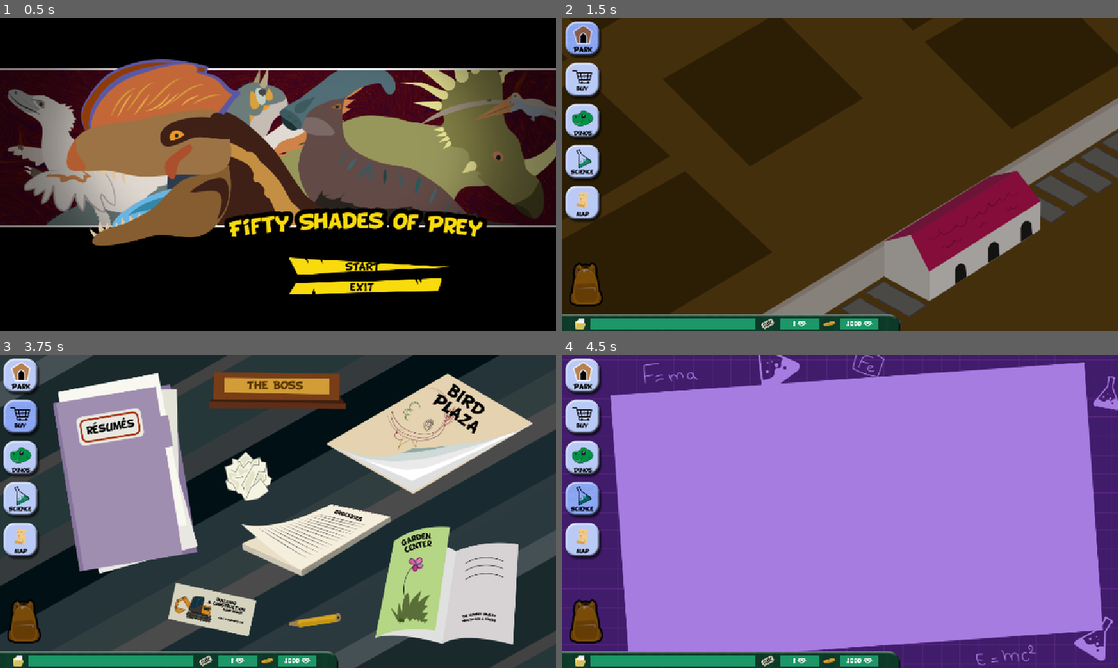
Above: before the commit, frames 1-4 (two rows, left to right).
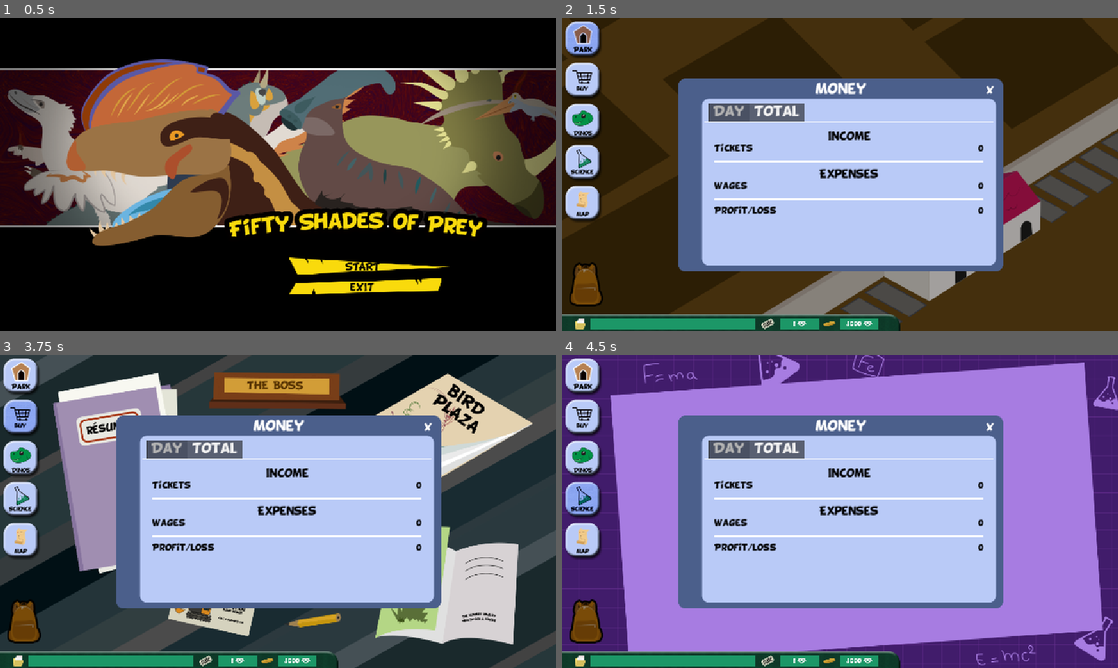
Above: after the commit, the same moments.

Repository: MathrimC/fiftyshadesofprey
Game: Godot game, scene res://scenes/main_menu/main_menu.tscn
Same seed, same stepped clock (60 frames per second), same inputs: the game is played once before the commit and once after it.
Inputs (mouse positions are in pixels of both pictures, inside the frame that each line leads up to):
- Up to frame 1 (0.5 s): no input
- Up to frame 2 (1.5 s): click (928, 265) at 0.5 s; click (828, 324) at 1.27 s
- Up to frame 3 (3.75 s): click (294, 661) at 2.02 s; click (22, 376) at 2.75 s; click (22, 417) at 3.5 s
- Up to frame 4 (4.5 s): click (584, 498) at 4.25 s

Frame 1 is identical in both runs. In frame 2, 36% of the frame differs, in the area x 20-80%, y 19-98%; in frame 3, 36%; in frame 4, 36%.

Commit message:
money panel

Diff:
--- a/cartoon_theme.tres
+++ b/cartoon_theme.tres
@@ -1,8 +1,14 @@
-[gd_resource type="Theme" load_steps=2 format=3 uid="uid://d153qfgnveiau"]
+[gd_resource type="Theme" load_steps=3 format=3 uid="uid://d153qfgnveiau"]
 
 [ext_resource type="FontFile" uid="uid://vsi8lyvf8fc3" path="res://fonts/BD_Cartoon_Shout.ttf" id="1_3b2x8"]
+
+[sub_resource type="StyleBoxFlat" id="StyleBoxFlat_3b2x8"]
+bg_color = Color(0.6, 0.6, 0.6, 0)
+border_width_top = 2
+border_color = Color(1, 1, 1, 1)
 
 [resource]
 default_font = ExtResource("1_3b2x8")
 default_font_size = 25
+TabContainer/styles/panel = SubResource("StyleBoxFlat_3b2x8")
 TooltipLabel/font_sizes/font_size = 14
--- a/game_data.gd
+++ b/game_data.gd
@@ -7,8 +7,10 @@
 const save_path = "user://savefile.tres"
 
 @export var version: int
+@export var day: int
 @export var money: int
 @export var ticket_price: int
+@export var money_transactions: Array[MoneyTransaction]
 @export var eggs: Array[DinosaurInstance]
 @export var enclosures: Dictionary[int, Enclosure]
 @export var groceries: Dictionary[Grocery.Type, int]
--- a/game_manager.gd
+++ b/game_manager.gd
@@ -26,6 +26,7 @@
 var active_scene: Node
 
 func _enter_tree() -> void:
+	Input.set_custom_mouse_cursor(load("res://img/general/cursor_glow.png"), Input.CURSOR_POINTING_HAND)
 	game_running = false
 
 func start_game() -> void:
@@ -128,6 +129,7 @@
 	if dinosaur.genetics == DinosaurInstance.Genetics.NATURAL:
 		value *= 2
 	game_data.money += value
+	game_data.money_transactions.append(MoneyTransaction.new(MoneyTransaction.Type.SELL_EGG, value, "%s egg sold" % game_resources.get_dinosaur(dinosaur.type).name, game_data.day))
 	money_changed.emit(game_data.money)
 
 func sell_dinosaur(dinosaur: DinosaurInstance) -> void:
@@ -137,6 +139,7 @@
 	if dinosaur.genetics == DinosaurInstance.Genetics.NATURAL:
 		value *= 2
 	game_data.money += value
+	game_data.money_transactions.append(MoneyTransaction.new(MoneyTransaction.Type.SELL_DINOSAUR, value, "%s sold" % game_resources.get_dinosaur(dinosaur.type).name, game_data.day))
 	money_changed.emit(game_data.money)
 
 
@@ -145,6 +148,7 @@
 	for bird in bird_amounts:
 		price += game_resources.get_bird(bird).price * bird_amounts[bird]
 		game_data.birds[bird] = game_data.birds.get(bird,0) + bird_amounts[bird]
+		game_data.money_transactions.append(MoneyTransaction.new(MoneyTransaction.Type.BUY_BIRDS, price, "%s %s bought" % [bird_amounts[bird], game_resources.get_bird(bird).name], game_data.day))
 	game_data.money -= price
 	game_data.save()
 	money_changed.emit(game_data.money)
@@ -164,6 +168,7 @@
 	for grocery in groceries_amounts:
 		price += game_resources.get_grocery(grocery).price * groceries_amounts[grocery]
 		game_data.groceries[grocery] = game_data.groceries.get(grocery, 0) + groceries_amounts[grocery]
+		game_data.money_transactions.append(MoneyTransaction.new(MoneyTransaction.Type.BUY_GROCERIES, price, "%s %s bought" % [groceries_amounts[grocery], game_resources.get_grocery(grocery).name], game_data.day))
 	game_data.money -= price
 	money_changed.emit(game_data.money)
 	game_data.save()
@@ -182,7 +187,9 @@
 
 func create_enclosure(lot_number: int, biome: Biome.Type, fence: Fence.Type) -> void:
 	assert(!game_data.enclosures.has(lot_number), "Error: creating enclosure on occupied lot")
-	game_data.money -= game_resources.get_biome(biome).cost + game_resources.get_fence(fence).cost
+	var cost: int = game_resources.get_biome(biome).cost + game_resources.get_fence(fence).cost
+	game_data.money -= cost
+	game_data.money_transactions.append(MoneyTransaction.new(MoneyTransaction.Type.BUY_ENCLOSURE, cost, "%s biome with %s fence bought" % [Biome.Type.keys()[biome].capitalize(), Fence.Type.keys()[fence].to_lower()], game_data.day))
 	money_changed.emit(game_data.money)
 	game_data.enclosures[lot_number] = Enclosure.new(lot_number, biome, fence)
 	game_data.save()
@@ -197,6 +204,7 @@
 
 func on_day_passed() -> void:
 	print("day passed")
+	_feed_dinosaurs()
 	var total_visitors: int = 0
 	var dinosaurs: Array[DinosaurInstance]
 	var dinosaur_count: Dictionary
@@ -207,7 +215,6 @@
 			dinosaur_count[dinosaur.type] = dinosaur_count.get(dinosaur.type,0) + 1
 			if dinosaur.mood == DinosaurInstance.Mood.SAD:
 				sad_count[dinosaur.type] = sad_count.get(dinosaur.type, 0) + 1
-	_feed_dinosaurs(dinosaurs)
 	for dinosaur in dinosaur_count:
 		var dino_visitors := game_manager.game_resources.get_dinosaur(dinosaur).visitors
 		var dino_count = dinosaur_count[dinosaur]
@@ -219,18 +226,26 @@
 		total_visitors += dino_visitors
 	var ticket_limit: int = ticket_limits[min(dinosaur_count.size(), ticket_limits.size())]
 	var visitor_penalty := maxf(2 * (game_data.ticket_price as float / ticket_limit as float) - 1, 1.0)
-	var day_income := floori(game_data.ticket_price * (total_visitors / visitor_penalty))
-	game_data.money += day_income
+	var ticket_income := floori(game_data.ticket_price * (total_visitors / visitor_penalty))
+	game_data.money += ticket_income
+	game_data.money_transactions.append(MoneyTransaction.new(MoneyTransaction.Type.TICKET_SALES, ticket_income, "Ticket sales", game_data.day))
+	for scientist in game_data.hired_scientists:
+		var wage := game_resources.get_scientist(scientist).wage
+		game_data.money -= wage
+		game_data.money_transactions.append(MoneyTransaction.new(MoneyTransaction.Type.WAGE, wage, "%s wage" % game_resources.get_scientist(scientist).name, game_data.day))
+	game_data.day += 1
 	game_data.save()
 	money_changed.emit(game_data.money)
 	get_tree().create_timer(day_time_in_sec).timeout.connect(on_day_passed)
 
-func _feed_dinosaurs(dinosaurs: Array[DinosaurInstance]) -> void:
+func _feed_dinosaurs() -> void:
 	var caregivers: Array[Staff] = _get_staff_of_type(Staff.Type.CAREGIVER)
 	var cared_enclosures := 0
 	for caregiver in caregivers:
 		cared_enclosures = caregiver.caregiver_enclosure_limit
 	for enclosure in game_data.enclosures.values():
+		if enclosure.dinosaurs.is_empty():
+			break
 		cared_enclosures -= 1
 		for dinosaur: DinosaurInstance in enclosure.dinosaurs:
 			if cared_enclosures < 0:
--- /dev/null
+++ b/money_transaction.gd
@@ -0,0 +1,15 @@
+class_name MoneyTransaction
+extends Resource
+
+enum Type { TICKET_SALES, SELL_EGG, SELL_DINOSAUR, WAGE, HIRE_COST, BUY_ENCLOSURE, BUY_GROCERIES, BUY_BIRDS }
+
+@export var type: Type
+@export var value: int
+@export var label: String
+@export var day: int
+
+func _init(_type: Type = Type.TICKET_SALES, _value: int = 0, _label: String = "", _day: int = 0) -> void:
+	type = _type
+	value = _value
+	label = _label
+	day = _day
--- a/resources.gd
+++ b/resources.gd
@@ -1,7 +1,7 @@
 class_name Resources
 extends Node
 
-enum Scene {MAIN_MENU, GAME, DINOPARK, BUY, DINOS, STAFF, SC …(362 unchanged characters)… N, BIRD_LINE, BIOME_BUTTON, FENCE_BUTTON}
+enum Scene {MAIN_MENU, GAME, DINOPARK, BUY, DINOS, STAFF, SC …(362 unchanged characters)… N, BIRD_LINE, BIOME_BUTTON, FENCE_BUTTON, MONEY_TAB, MONEY_LINE}
 # enum Scientist { BILL_AYE, DAVE_ABORROW, LINE_GD_TYRONE, CASI_NEUTRON, AIBERT_1STONE, M4R13_CR13 }
 # enum Dinosaur { DIPLODOCUS, STYRACOSAURUS, ANKYLOSAURUS, PTERANODON, SPINOSAURUS, VELOCIRAPTOR, PARASAUROLOPHUS, ALLO …(182 unchanged characters)…
 
@@ -40,4 +40,6 @@
 	Scene.BIRD_LINE: "res://scenes/birds/bird_line.tscn",
 	Scene.BIOME_BUTTON: "res://scenes/build_enclosure/biome_button.tscn",
 	Scene.FENCE_BUTTON: "res://scenes/build_enclosure/fence_button.tscn",
+	Scene.MONEY_TAB: "res://scenes/money/money_tab.tscn",
+	Scene.MONEY_LINE: "res://scenes/money/money_line.tscn",
 }
--- a/scenes/interface/interface.tscn
+++ b/scenes/interface/interface.tscn
@@ -35,6 +35,7 @@
 [ext_resource type="Texture2D" uid="uid://c4psyvvgbyoak" path="res://img/general/inventory_icon.png" id="28_ccu2c"]
 [ext_resource type="Script" uid="uid://bmbyb2kxhtk7q" path="res://scenes/interface/ticket_panel.gd" id="30_s18y0"]
 [ext_resource type="Texture2D" uid="uid://bfiblj11ewx8k" path="res://img/buy/currency_white.png" id="31_b4581"]
+[ext_resource type="PackedScene" uid="uid://cas5ceoryi0jn" path="res://scenes/money/money.tscn" id="36_vg1jw"]
 
 [sub_resource type="Animation" id="Animation_vg1jw"]
 length = 0.001
@@ -92,6 +93,7 @@
 
 [node name="ButtonPark" type="TextureButton" parent="LeftMenu"]
 layout_mode = 2
+mouse_default_cursor_shape = 2
 toggle_mode = true
 button_group = ExtResource("2_dxqbk")
 texture_normal = ExtResource("1_5qo85")
@@ -102,6 +104,7 @@
 
 [node name="ButtonBuy" type="TextureButton" parent="LeftMenu"]
 layout_mode = 2
+mouse_default_cursor_shape = 2
 toggle_mode = true
 button_group = ExtResource("2_dxqbk")
 texture_normal = ExtResource("3_t6v3e")
@@ -112,6 +115,7 @@
 
 [node name="ButtonDino" type="TextureButton" parent="LeftMenu"]
 layout_mode = 2
+mouse_default_cursor_shape = 2
 toggle_mode = true
 button_group = ExtResource("2_dxqbk")
 texture_normal = ExtResource("5_0n63s")
@@ -123,6 +127,7 @@
 [node name="ButtonStaff" type="TextureButton" parent="LeftMenu"]
 visible = false
 layout_mode = 2
+mouse_default_cursor_shape = 2
 toggle_mode = true
 button_group = ExtResource("2_dxqbk")
 texture_normal = ExtResource("7_qgmgy")
@@ -133,6 +138,7 @@
 
 [node name="ButtonScience" type="TextureButton" parent="LeftMenu"]
 layout_mode = 2
+mouse_default_cursor_shape = 2
 toggle_mode = true
 button_group = ExtResource("2_dxqbk")
 texture_normal = ExtResource("9_cj54t")
@@ -143,6 +149,7 @@
 
 [node name="ButtonMap" type="TextureButton" parent="LeftMenu"]
 layout_mode = 2
+mouse_default_cursor_shape = 2
 toggle_mode = true
 button_group = ExtResource("2_dxqbk")
 texture_normal = ExtResource("11_0damm")
@@ -154,6 +161,7 @@
 [node name="ButtonMenu" type="TextureButton" parent="LeftMenu"]
 visible = false
 layout_mode = 2
+mouse_default_cursor_shape = 2
 toggle_mode = true
 button_group = ExtResource("2_dxqbk")
 texture_normal = ExtResource("13_ohtir")
@@ -161,7 +169,7 @@
 script = ExtResource("4_yqnn6")
 metadata/_custom_type_script = "uid://c4o304e180bjd"
 
-[node name="LowerBar" type="TextureRect" parent="." node_paths=PackedStringArray("notification_label", "notification_player", "ticket_label", "money_label", "ticket_panel")]
+[node name="LowerBar" type="TextureRect" parent="." node_paths=PackedStringArray("notification_label", "notification_player", "ticket_label", "money_label", "ticket_panel", "money_panel")]
 custom_minimum_size = Vector2(700, 0)
 layout_mode = 1
 anchors_preset = 2
@@ -177,6 +185,7 @@
 ticket_label = NodePath("MarginContainer/HBoxContainer/TicketBar/HBoxContainer/TicketLabel")
 money_label = NodePath("MarginContainer/HBoxContainer/MoneyBar/HBoxContainer/MoneyLabel")
 ticket_panel = NodePath("../TicketPanel")
+money_panel = NodePath("../Money")
 
 [node name="MarginContainer" type="MarginContainer" parent="LowerBar"]
 layout_mode = 1
@@ -297,18 +306,19 @@
 expand_mode = 1
 stretch_mode = 5
 
-[node name="MoneyIcon" type="TextureRect" parent="LowerBar/MarginContainer/HBoxContainer"]
+[node name="MoneyIcon" type="TextureButton" parent="LowerBar/MarginContainer/HBoxContainer"]
 custom_minimum_size = Vector2(25, 0)
 layout_mode = 2
-texture = ExtResource("16_cq7gf")
-expand_mode = 1
-stretch_mode = 5
-
-[node name="MoneyBar" type="TextureRect" parent="LowerBar/MarginContainer/HBoxContainer"]
+texture_normal = ExtResource("16_cq7gf")
+ignore_texture_size = true
+stretch_mode = 5
+
+[node name="MoneyBar" type="TextureButton" parent="LowerBar/MarginContainer/HBoxContainer"]
 custom_minimum_size = Vector2(80, 0)
 layout_mode = 2
-texture = ExtResource("17_n7n6o")
-expand_mode = 1
+texture_normal = ExtResource("17_n7n6o")
+ignore_texture_size = true
+stretch_mode = 0
 
 [node name="HBoxContainer" type="HBoxContainer" parent="LowerBar/MarginContainer/HBoxContainer/MoneyBar"]
 layout_mode = 1
@@ -322,6 +332,7 @@
 [node name="MoneyLabel" type="RichTextLabel" parent="LowerBar/MarginContainer/HBoxContainer/MoneyBar/HBoxContainer"]
 texture_filter = 1
 layout_mode = 2
+mouse_filter = 1
 theme = ExtResource("26_iy6lx")
 theme_override_font_sizes/normal_font_size = 12
 text = "1000"
@@ -439,9 +450,15 @@
 ignore_texture_size = true
 stretch_mode = 5
 
+[node name="Money" parent="." instance=ExtResource("36_vg1jw")]
+visible = false
+layout_mode = 1
+
 [connection signal="pressed" from="LowerBar/MarginContainer/HBoxContainer/NotificationBar/MarginContainer/ActiveNotificationBar" to="LowerBar" method="on_notification_pressed"]
 [connection signal="pressed" from="LowerBar/MarginContainer/HBoxContainer/TicketIcon" to="LowerBar" method="on_ticket_price_pressed"]
 [connection signal="pressed" from="LowerBar/MarginContainer/HBoxContainer/TicketBar" to="LowerBar" method="on_ticket_price_pressed"]
+[connection signal="pressed" from="LowerBar/MarginContainer/HBoxContainer/MoneyIcon" to="LowerBar" method="on_money_pressed"]
+[connection signal="pressed" from="LowerBar/MarginContainer/HBoxContainer/MoneyBar" to="LowerBar" method="on_money_pressed"]
 [connection signal="pressed" from="InventoryButton" to="LeftMenu" method="on_inventory_pressed"]
 [connection signal="visibility_changed" from="TicketPanel" to="TicketPanel" method="on_visibility_changed"]
 [connection signal="value_changed" from="TicketPanel/MarginContainer/VBoxContainer/HBoxContainer/TicketSlider" to="TicketPanel" method="on_value_changed"]
--- a/scenes/interface/lower_bar.gd
+++ b/scenes/interface/lower_bar.gd
@@ -6,6 +6,7 @@
 @export var ticket_label: RichTextLabel
 @export var money_label: RichTextLabel
 @export var ticket_panel: Container
+@export var money_panel: Money
 
 var notification_action: Callable = func (_parameter: Variant): pass
 var notification_action_argument: Variant
@@ -38,3 +39,6 @@
 
 func on_ticket_price_changed(_price: int) -> void:
 	ticket_label.text = "%s" % _price
+
+func on_money_pressed() -> void:
+	money_panel.show()
--- a/scenes/interface/ticket_panel.gd
+++ b/scenes/interface/ticket_panel.gd
@@ -12,7 +12,6 @@
 func refresh() -> void:
 	ticket_slider.value = game_manager.game_data.ticket_price
 	ticket_input.text = "%s" % game_manager.game_data.ticket_price
-	print("refreshed")
 
 func on_input_submitted(input: String) -> void:
 	var value := input.to_int()
--- /dev/null
+++ b/scenes/money/money.gd
@@ -0,0 +1,5 @@
+class_name Money
+extends TextureRect
+
+func on_close_pressed() -> void:
+	self.hide()
--- /dev/null
+++ b/scenes/money/money.tscn
@@ -0,0 +1,82 @@
+[gd_scene load_steps=6 format=3 uid="uid://cas5ceoryi0jn"]
+
+[ext_resource type="Texture2D" uid="uid://g503whq3wpqb" path="res://img/general/inventory_window.png" id="1_0sdm7"]
+[ext_resource type="Script" uid="uid://bwbdrt71ddkck" path="res://scenes/money/money.gd" id="2_7aws7"]
+[ext_resource type="FontFile" uid="uid://vsi8lyvf8fc3" path="res://fonts/BD_Cartoon_Shout.ttf" id="3_1s2o0"]
+[ext_resource type="Theme" uid="uid://d153qfgnveiau" path="res://cartoon_theme.tres" id="4_y2sjv"]
+[ext_resource type="PackedScene" uid="uid://cm0die5iqy3i8" path="res://scenes/money/money_tab.tscn" id="5_gyhof"]
+
+[node name="Money" type="TextureRect"]
+anchors_preset = 8
+anchor_left = 0.5
+anchor_top = 0.5
+anchor_right = 0.5
+anchor_bottom = 0.5
+offset_left = -336.5
+offset_top = -199.5
+offset_right = 336.5
+offset_bottom = 199.5
+grow_horizontal = 2
+grow_vertical = 2
+texture = ExtResource("1_0sdm7")
+script = ExtResource("2_7aws7")
+
+[node name="Label" type="Label" parent="."]
+layout_mode = 1
+anchors_preset = 5
+anchor_left = 0.5
+anchor_right = 0.5
+offset_left = -86.0
+offset_top = 6.5
+offset_right = 87.0
+offset_bottom = 36.5
+grow_horizontal = 2
+theme_override_fonts/font = ExtResource("3_1s2o0")
+theme_override_font_sizes/font_size = 26
+text = "Money"
+horizontal_alignment = 1
+vertical_alignment = 1
+
+[node name="MarginContainer" type="MarginContainer" parent="."]
+layout_mode = 1
+anchors_preset = 15
+anchor_right = 1.0
+anchor_bottom = 1.0
+grow_horizontal = 2
+grow_vertical = 2
+theme_override_constants/margin_left = 55
+theme_override_constants/margin_top = 50
+theme_override_constants/margin_right = 20
+theme_override_constants/margin_bottom = 20
+
+[node name="GridContainer" type="GridContainer" parent="MarginContainer"]
+layout_mode = 2
+theme_override_constants/h_separation = 20
+theme_override_constants/v_separation = 15
+columns = 5
+
+[node name="TabContainer" type="TabContainer" parent="MarginContainer"]
+layout_mode = 2
+theme = ExtResource("4_y2sjv")
+current_tab = 1
+
+[node name="MoneyTab" parent="MarginContainer/TabContainer" instance=ExtResource("5_gyhof")]
+visible = false
+layout_mode = 2
+
+[node name="MoneyTab2" parent="MarginContainer/TabContainer" instance=ExtResource("5_gyhof")]
+layout_mode = 2
+type = 1
+metadata/_tab_index = 1
+
+[node name="CloseButton" type="TextureButton" parent="."]
+layout_mode = 1
+anchors_preset = 1
+anchor_left = 1.0
+anchor_right = 1.0
+offset_left = -40.0
+offset_bottom = 40.0
+grow_horizontal = 0
+
+[connection signal="tab_changed" from="MarginContainer/TabContainer" to="." method="_on_tab_changed"]
+[connection signal="pressed" from="CloseButton" to="." method="on_close_pressed"]
--- /dev/null
+++ b/scenes/money/money_line.gd
@@ -0,0 +1,9 @@
+class_name MoneyLine
+extends HBoxContainer
+
+@export var label: Label
+@export var value: Label
+
+func set_content(_label: String, _value: int):
+	label.text = _label
+	value.text = "%s" % _value
--- /dev/null
+++ b/scenes/money/money_line.tscn
@@ -0,0 +1,24 @@
+[gd_scene load_steps=3 format=3 uid="uid://cf1sca170n4hc"]
+
+[ext_resource type="Script" uid="uid://cjpnty2mqkjjb" path="res://scenes/money/money_line.gd" id="1_l0767"]
+[ext_resource type="Theme" uid="uid://d153qfgnveiau" path="res://cartoon_theme.tres" id="1_yiaw4"]
+
+[node name="MoneyLine" type="HBoxContainer" node_paths=PackedStringArray("label", "value")]
+script = ExtResource("1_l0767")
+label = NodePath("Label")
+value = NodePath("Value")
+
+[node name="Label" type="Label" parent="."]
+layout_mode = 2
+theme = ExtResource("1_yiaw4")
+theme_override_colors/font_color = Color(0, 0, 0, 1)
+theme_override_font_sizes/font_size = 16
+text = "Tickets"
+
+[node name="Value" type="Label" parent="."]
+layout_mode = 2
+size_flags_horizontal = 10
+theme = ExtResource("1_yiaw4")
+theme_override_colors/font_color = Color(0, 0, 0, 1)
+theme_override_font_sizes/font_size = 16
+text = "100"
--- /dev/null
+++ b/scenes/money/money_tab.gd
@@ -0,0 +1,71 @@
+class_name MoneyTab
+extends MarginContainer
+
+enum Type { DAY, TOTAL }
+
+@export var type: Type
+@export var income_container: Container
+@export var expenses_container: Container
+@export var profit: Label
+
+var money_lines: Array[MoneyLine]
+
+func _ready() -> void:
+	match type:
+		Type.DAY:
+			name = "Day"
+		Type.TOTAL:
+			name = "Total"
+	_refresh()
+
+func _on_visibility_changed() -> void:
+	_refresh()
+
+func _refresh() -> void:
+	for line in money_lines:
+		line.queue_free()
+	money_lines.clear()
+	var type_totals: Dictionary[MoneyTransaction.Type, int]
+	for i in range(game_manager.game_data.money_transactions.size() - 1, -1, -1):
+		var transaction := game_manager.game_data.money_transactions[i]
+		if type == Type.DAY && transaction.day < game_manager.game_data.day - 1:
+			break
+		type_totals[transaction.type] = type_totals.get(transaction.type, 0) + transaction.value
+
+	var total := 0
+	var ticket_sales: int = type_totals.get(MoneyTransaction.Type.TICKET_SALES, 0)
+	_create_money_line("Tickets", ticket_sales, income_container)
+	total += ticket_sales
+	if type_totals.has(MoneyTransaction.Type.SELL_EGG):
+		var egg_sales: int = type_totals[MoneyTransaction.Type.SELL_EGG]
+		_create_money_line("Sold eggs", egg_sales, income_container)
+		total += egg_sales
+	if type_totals.has(MoneyTransaction.Type.SELL_DINOSAUR):
+		var dinosaur_sales: int = type_totals[MoneyTransaction.Type.SELL_DINOSAUR]
+		_create_money_line("Sold dinosaurs", dinosaur_sales, income_container)
+		total += dinosaur_sales
+
+	var wages: int = type_totals.get(MoneyTransaction.Type.WAGE, 0)
+	total -= wages
+	_create_money_line("Wages", wages, expenses_container)
+	if type_totals.has(MoneyTransaction.Type.BUY_BIRDS):
+		var buy_birds: int = type_totals[MoneyTransaction.Type.BUY_BIRDS]
+		_create_money_line("Bought birds", buy_birds, expenses_container)
+		total -= buy_birds
+	if type_totals.has(MoneyTransaction.Type.BUY_GROCERIES):
+		var buy_groceries: int = type_totals[MoneyTransaction.Type.BUY_GROCERIES]
+		_create_money_line("Bought groceries", buy_groceries, expenses_container)
+		total -= buy_groceries
+	if type_totals.has(MoneyTransaction.Type.BUY_ENCLOSURE):
+		var buy_enclosures: int = type_totals[MoneyTransaction.Type.BUY_ENCLOSURE]
+		_create_money_line("Bought enclosures", buy_enclosures, expenses_container)
+		total -= buy_enclosures
+
+	profit.text = "%s" % total
+
+
+func _create_money_line(label: String, value: int, container: Container):
+	var money_line: MoneyLine = preload(Resources.scenes[Resources.Scene.MONEY_LINE]).instantiate()
+	money_line.set_content(label, value)
+	container.add_child(money_line)
+	money_lines.append(money_line)
--- /dev/null
+++ b/scenes/money/money_tab.tscn
@@ -0,0 +1,69 @@
+[gd_scene load_steps=3 format=3 uid="uid://cm0die5iqy3i8"]
+
+[ext_resource type="Script" uid="uid://dab6caob2m6xk" path="res://scenes/money/money_tab.gd" id="1_fex3c"]
+[ext_resource type="Texture2D" uid="uid://c8osf216v5gnq" path="res://img/map/map_wall.png" id="1_t0rh3"]
+
+[node name="MoneyTab" type="MarginContainer" node_paths=PackedStringArray("income_container", "expenses_container", "profit")]
+theme_override_constants/margin_left = 20
+theme_override_constants/margin_top = 20
+theme_override_constants/margin_right = 20
+theme_override_constants/margin_bottom = 20
+script = ExtResource("1_fex3c")
+income_container = NodePath("VBoxContainer/Income")
+expenses_container = NodePath("VBoxContainer/Expenses")
+profit = NodePath("VBoxContainer/Profit/Value")
+metadata/_tab_index = 0
+
+[node name="VBoxContainer" type="VBoxContainer" parent="."]
+layout_mode = 2
+theme_override_constants/separation = 15
+
+[node name="Income" type="VBoxContainer" parent="VBoxContainer"]
+layout_mode = 2
+
+[node name="Label" type="Label" parent="VBoxContainer/Income"]
+layout_mode = 2
+theme_override_colors/font_color = Color(0, 0, 0, 1)
+theme_override_font_sizes/font_size = 20
+text = "Income"
+horizontal_alignment = 1
+
+[node name="Separater" type="TextureRect" parent="VBoxContainer"]
+custom_minimum_size = Vector2(0, 3)
+layout_mode = 2
+texture = ExtResource("1_t0rh3")
+expand_mode = 1
+
+[node name="Expenses" type="VBoxContainer" parent="VBoxContainer"]
+layout_mode = 2
+
+[node name="Label" type="Label" parent="VBoxContainer/Expenses"]
+layout_mode = 2
+theme_override_colors/font_color = Color(0, 0, 0, 1)
+theme_override_font_sizes/font_size = 20
+text = "Expenses"
+horizontal_alignment = 1
+
+[node name="Separater2" type="TextureRect" parent="VBoxContainer"]
+custom_minimum_size = Vector2(0, 3)
+layout_mode = 2
+texture = ExtResource("1_t0rh3")
+expand_mode = 1
+
+[node name="Profit" type="HBoxContainer" parent="VBoxContainer"]
+layout_mode = 2
+
+[node name="Label" type="Label" parent="VBoxContainer/Profit"]
+layout_mode = 2
+theme_override_colors/font_color = Color(0, 0, 0, 1)
+theme_override_font_sizes/font_size = 16
+text = "Profit/loss"
+
+[node name="Value" type="Label" parent="VBoxContainer/Profit"]
+layout_mode = 2
+size_flags_horizontal = 10
+theme_override_colors/font_color = Color(0, 0, 0, 1)
+theme_override_font_sizes/font_size = 16
+text = "100"
+
+[connection signal="visibility_changed" from="." to="." method="_on_visibility_changed"]
--- a/scenes/park/dinopark.gd
+++ b/scenes/park/dinopark.gd
@@ -4,5 +4,4 @@
 @export var camera: Camera2D
 
 func set_camera_position_on_lot(lot_number: int) -> void:
-	print("looking for ParkLot%s" % lot_number)
 	camera.position = get_node("Park/ParkLot%s" % lot_number).position
Not shown, added: money_transaction.gd.uid
Not shown: 1 places in scenes/interface/interface.tscn that only renumber resources
Not shown, added: scenes/money/money.gd.uid
Not shown, added: scenes/money/money_line.gd.uid
Not shown, added: scenes/money/money_tab.gd.uid
